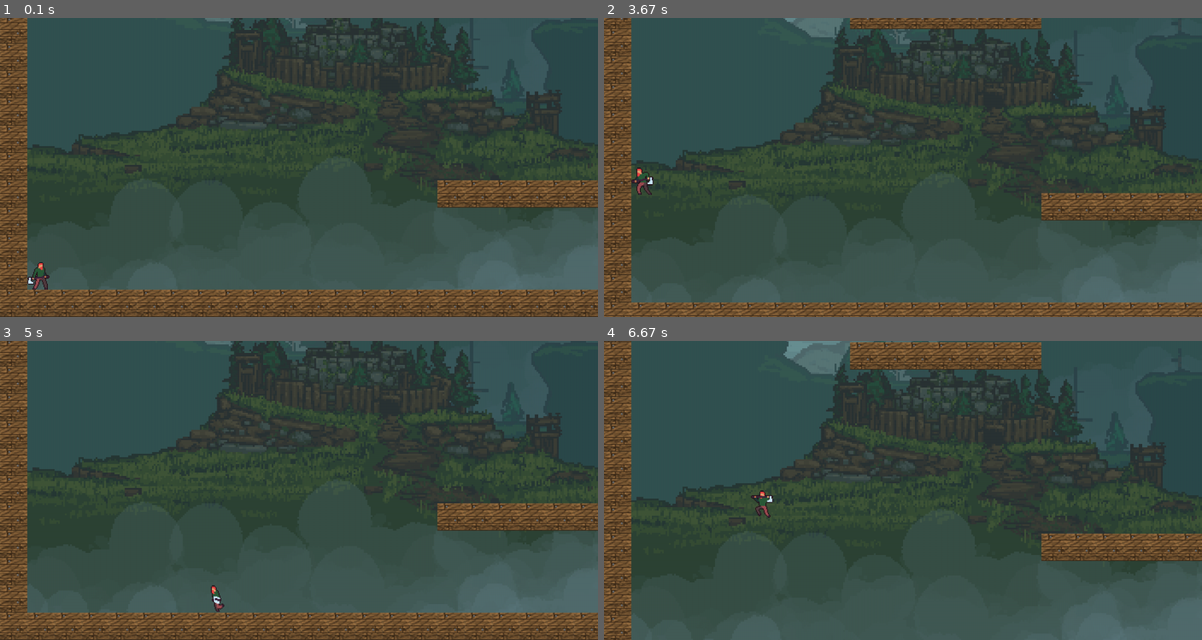
Above: before the commit, frames 1-4 (two rows, left to right).
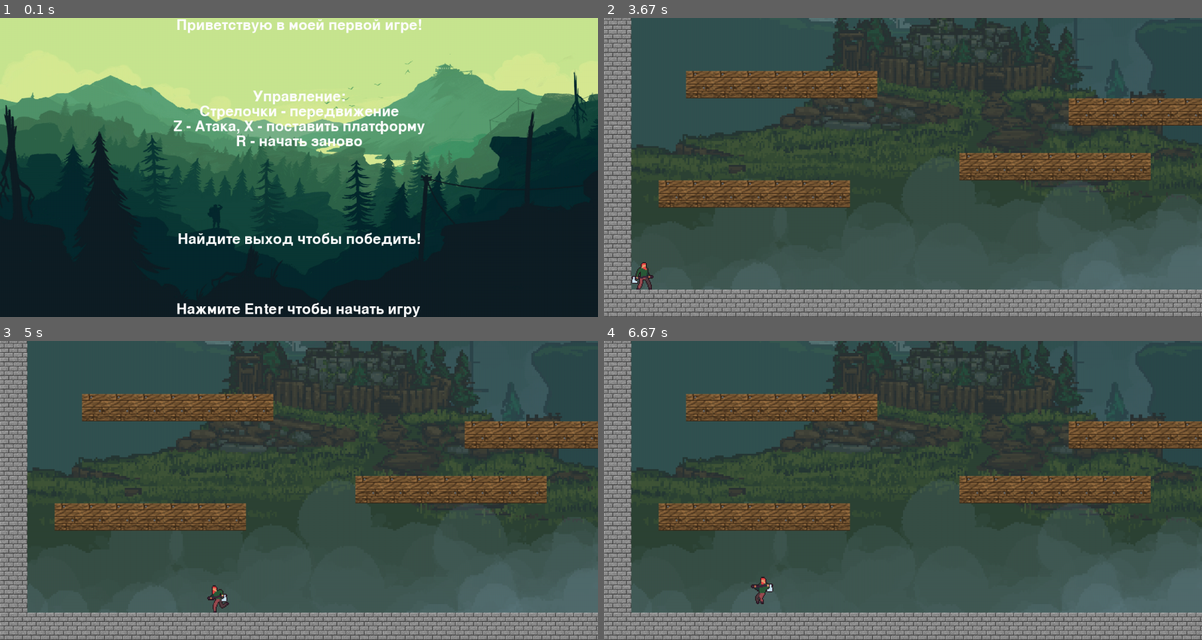
Above: after the commit, the same moments.

Repository: DesolateSoul/Pygame-project
Game: pygame game, started from main.py
Two runs of this game, one before a commit and one after it. Both use one fixed random seed, a clock stepped at 60 frames per second and the inputs below.
Inputs:
- Up to frame 1 (0.1 s): no input
- Up to frame 2 (3.67 s): tap Enter at 0.33 s; hold Right 0.67-1.13 s; hold Left 1.17-1.47 s; hold Right 1.5-1.97 s; hold Left 2-2.53 s; hold Left 2.57-2.97 s; hold Z 3-3.37 s; hold Up 3-3.37 s; hold R from 3.4 s (still down); hold Up from 3.4 s (still down)
- Up to frame 3 (5 s): release R at 3.77 s; release Up at 3.77 s; hold Left 3.8-4.17 s; tap Z at 3.87, 4.27, 4.57, 4.93 s; hold Right 4.2-4.83 s; hold Left from 4.87 s (still down)
- Up to frame 4 (6.67 s): tap Z at 5.23, 5.43, 5.73, 5.93, 6.27, 6.57 s; release Left at 5.33 s; hold Right 5.37-5.83 s; hold Left 5.87-6.17 s; hold Up from 6.2 s (still down)

The runs differ from the first frame. In frame 1, 96% of the frame differs, in the area x 0-100%, y 0-100%; in frame 2, 33%; in frame 3, 26%; in frame 4, 38%.

Commit message:
Added ability to win

Diff:
--- a/data/level.txt
+++ b/data/level.txt
@@ -1,32 +1,32 @@
-----------------------------------------------------------------
--                                                              -
--                                                              -
--                                                              -
--                                                              -
--                                                              -
--                                                              -
--                                                              -
--                                                              -
--                                                              -
--                                                              -
--                                                              -
--                                                              -
--                                                              -
--                                                              -
--                                                              -
--                                                              -
--                                                              -
--                                                              -
--                                                              -
--                                                              -
--                                                              -
--                                                              -
--                                                              -
--                                                              -
--                                                              -
--                                                              -
--                                                              -
--                                                              -
--                                                              -
--                                                              -
-----------------------------------------------------------------
+****************************************************************
+*                                                              *
+*                                                              *
+*                                                              *
+*                                                              *
+*                                                              *
+*                                                              *
+*                                                              *
+*                                                              *
+*                                                              *
+*                                                              *
+*                                                              *
+*                                                              *
+*                                                              *
+*                                                              *
+*                                                              *
+*                                                              *
+*                                                              *
+*                                                              *
+*                                                              *
+*                                                              *
+*                                                              *
+*                                                              *
+*                                                              *
+*                                                              *
+*                                                              *
+*                                                              *
+*                                                              *
+*                                                              *
+*                                                              *
+*                                                              *
+****************************************************************
--- a/main.py
+++ b/main.py
@@ -19,6 +19,7 @@
 
 PLATFORM_WIDTH = 64
 PLATFORM_HEIGHT = 64
+PLATFORM_LENGTH = 7
 
 ANIMATION_RUN = [('data/run1.png', 0.1), ('data/run2.png', 0.1), ('data/run3.png', 0.1), ('data/run4.png', 0.1),
                  ('data/run5.png', 0.1), ('data/run6.png', 0.1)]
@@ -122,10 +123,10 @@
 
     def can_attack(self, platform):
         if self.rect.x + WIDTH == platform.rect.x and self.rect.y == platform.rect.y \
-                and self.gaze_direction == "right":
+                and self.gaze_direction == "right" and not self.move_right:
             return True
         elif self.rect.x == platform.rect.x + PLATFORM_WIDTH and self.rect.y == platform.rect.y \
-                and self.gaze_direction == "left":
+                and self.gaze_direction == "left" and not self.move_left:
             return True
         else:
             return False
@@ -177,48 +178,54 @@
     _, _, w, h = camera
     g, t = -g + WINDOW_WIDTH / 2, -t + WINDOW_HEIGHT / 2
 
-    g = min(0, g)                           # Не движемся дальше левой границы
-    g = max(-(camera.width - WINDOW_WIDTH), g)   # Не движемся дальше правой границы
+    g = min(0, g)  # Не движемся дальше левой границы
+    g = max(-(camera.width - WINDOW_WIDTH), g)  # Не движемся дальше правой границы
     t = max(-(camera.height - WINDOW_HEIGHT), t)  # Не движемся дальше нижней границы
-    t = min(0, t)                           # Не движемся дальше верхней границы
+    t = min(0, t)  # Не движемся дальше верхней границы
     return Rect(g, t, w, h)
 
 
 def generate_level(filename):
     with open(f"data/{filename}", mode="w", encoding="utf-8") as generated_level:
-        for i in range(32):
+        for i in range(32):  # Генерация "коробки"
             for k in range(64):
                 if i == 0 or i == 31:
-                    print("-", end="", file=generated_level)
+                    print("*", end="", file=generated_level)
                     if k == 63:
                         print("", file=generated_level)
                 elif k == 0:
-                    print("-", end="", file=generated_level)
+                    print("*", end="", file=generated_level)
                 elif k == 63:
-                    print("-", file=generated_level)
+                    print("*", file=generated_level)
                 else:
                     print("", end=" ", file=generated_level)
     with open(f"data/{filename}", mode="r", encoding="utf-8") as generated_level:
         level = generated_level.read().splitlines()
-    for i in range(len(level[1:-1])):
-        n = random.randint(1, len(level[0][1:-1]) - 7)
-        for k in range(7):
-            level[i + 1] = level[i + 1][:n + k] + "-" + level[i + 1][n + k + 1:]
+        for i in range(len(level[1:-1])):  # Генерация платформ
+            n = random.randint(1, len(level[0][1:-1]) - PLATFORM_LENGTH)
+            for k in range(PLATFORM_LENGTH):
+                level[i + 1] = level[i + 1][:n + k] + "-" + level[i + 1][n + k + 1:]
+            level[3] = level[3][:61] + "**" + level[3][63:]
+            level[2] = level[2][:63] + "-"
     return level
 
 
 class Platform(sprite.Sprite):
-    def __init__(self, x, y, condition=1):
+    def __init__(self, x, y, condition=1, breakable=True):
         sprite.Sprite.__init__(self)
+        self.breakable = breakable
         self.image = Surface((PLATFORM_WIDTH, PLATFORM_HEIGHT))
-        self.image = image.load("data/platform.png")
-        self.image = pygame.transform.scale(self.image, (64, 64))
+        if self.breakable:
+            self.image = image.load("data/platform.png")
+        else:
+            self.image = image.load("data/platform_stone.png")
+        self.image = pygame.transform.scale(self.image, (PLATFORM_WIDTH, PLATFORM_HEIGHT))
         self.rect = Rect(x, y, PLATFORM_WIDTH, PLATFORM_HEIGHT)
         self.condition = condition
         self.time_was = datetime.datetime.now()
 
     def update_condition(self, platforms, time_was, main_hero):
-        if datetime.datetime.now() - self.time_was >= ANIMATION_TIME:
+        if datetime.datetime.now() - self.time_was >= ANIMATION_TIME and self.breakable:
             if self.condition == 1:
                 self.time_was = time_was
             self.condition += 1
@@ -234,12 +241,14 @@
                 main_hero.blocks_in_inventory += 1
 
 
-def main():
+def main(in_menu=True, running=True, win=False):
     pygame.init()
     screen = pygame.display.set_mode(DISPLAY)
     pygame.display.set_caption("Платформер")
     bg = image.load("data/background.png")
     bg = pygame.transform.scale(bg, (4096, 2048))
+    menu_image = image.load("data/menu_image.jpg")
+    menu_image = pygame.transform.scale(menu_image, DISPLAY)
     timer = pygame.time.Clock()
     main_character = Player(64, 1920)
     objects = pygame.sprite.Group()  # Все объекты
@@ -254,6 +263,10 @@
                 platform = Platform(x, y)
                 objects.add(platform)
                 platforms.append(platform)
+            elif symbol == "*":
+                platform = Platform(x, y, breakable=False)
+                objects.add(platform)
+                platforms.append(platform)
 
             x += PLATFORM_WIDTH  # блоки платформы ставятся на ширине блоков
         y += PLATFORM_HEIGHT  # то же самое и с высотой
@@ -262,7 +275,54 @@
     total_level_width = len(level[0]) * PLATFORM_WIDTH  # Получившаяся длина уровня,
     total_level_height = len(level) * PLATFORM_HEIGHT  # высота
     camera = Camera(camera_configure, total_level_width, total_level_height)
-    running = True
+
+    font = pygame.font.Font(None, 50)
+    text1 = font.render("Приветствую в моей первой игре!", True, (255, 255, 255))
+    text1_x = WINDOW_WIDTH // 2 - text1.get_width() // 2
+    text1_y = 0
+
+    text2 = font.render("Нажмите Enter чтобы начать игру", True, (255, 255, 255))
+    text2_x = WINDOW_WIDTH // 2 - text1.get_width() // 2
+    text2_y = WINDOW_HEIGHT - text2.get_height()
+
+    text3 = font.render('Управление:', True, (255, 255, 255))
+    text3_x = WINDOW_WIDTH // 2 - text3.get_width() // 2
+    text3_y = WINDOW_HEIGHT // 4 - text3.get_height() // 4
+
+    text4 = font.render('Стрелочки - передвижение', True, (255, 255, 255))
+    text4_x = WINDOW_WIDTH // 2 - text4.get_width() // 2
+    text4_y = WINDOW_HEIGHT // 4 - text4.get_height() // 4 + text3.get_height()
+
+    text5 = font.render('Z - Атака, X - поставить платформу', True, (255, 255, 255))
+    text5_x = WINDOW_WIDTH // 2 - text5.get_width() // 2
+    text5_y = WINDOW_HEIGHT // 4 - text5.get_height() // 4 + text3.get_height() + text4.get_height()
+
+    text6 = font.render('R - начать заново', True, (255, 255, 255))
+    text6_x = WINDOW_WIDTH // 2 - text6.get_width() // 2
+    text6_y = WINDOW_HEIGHT // 4 - text6.get_height() // 4 + \
+        text3.get_height() + text4.get_height() + text5.get_height()
+
+    text7 = font.render('Найдите выход чтобы победить!', True, (255, 255, 255))
+    text7_x = WINDOW_WIDTH // 2 - text7.get_width() // 2
+    text7_y = WINDOW_HEIGHT // 4 * 3 - text7.get_height() // 4 * 3
+
+    while in_menu:  # Цикл меню
+        screen.blit(menu_image, (0, 0))
+        screen.blit(text1, (text1_x, text1_y))
+        screen.blit(text2, (text2_x, text2_y))
+        screen.blit(text3, (text3_x, text3_y))
+        screen.blit(text4, (text4_x, text4_y))
+        screen.blit(text5, (text5_x, text5_y))
+        screen.blit(text6, (text6_x, text6_y))
+        screen.blit(text7, (text7_x, text7_y))
+        for ev3nt in pygame.event.get():
+            if ev3nt.type == QUIT:
+                running = False
+                in_menu = False
+            if ev3nt.type == KEYUP and ev3nt.key == 13:
+                in_menu = False
+        pygame.display.flip()
+
     while running:  # Основной игровой цикл
         gaze_before = main_character.gaze_direction
         timer.tick(FPS)
@@ -289,14 +349,20 @@
             if ev3nt.type == KEYUP and ev3nt.key == K_RIGHT:
                 main_character.move_right = False
 
-            if ev3nt.type == KEYDOWN and ev3nt.key == 122:
+            if ev3nt.type == KEYDOWN and ev3nt.key == 122:  # Кнопка Z
                 main_character.attack = True
-                time_now = datetime.datetime.now()
             if ev3nt.type == KEYUP and ev3nt.key == 122:
                 main_character.attack = False
 
             if ev3nt.type == KEYDOWN and ev3nt.key == 120:
                 platforms, objects = main_character.place_platform(platforms, objects)
+
+            if ev3nt.type == KEYDOWN and ev3nt.key == 114:
+                return main(False)
+
+        if main_character.rect.x >= bg.get_width():
+            win = True
+            running = False
 
         gaze_after = main_character.gaze_direction
         if gaze_before != gaze_after:
@@ -310,6 +376,27 @@
             screen.blit(obj.image, camera.apply(obj))
         pygame.display.update()
 
+    text8 = font.render("Вы победили!", True, (255, 255, 255))
+    text8_x = WINDOW_WIDTH // 2 - text8.get_width() // 2
+    text8_y = WINDOW_HEIGHT // 2 - text8.get_height() // 2
+
+    text9 = font.render("R - начать заново", True, (255, 255, 255))
+    text9_x = WINDOW_WIDTH // 2 - text9.get_width() // 2
+    text9_y = WINDOW_HEIGHT - text9.get_height()
+
+    while win:  # Цикл победной картинки
+        screen.blit(menu_image, (0, 0))
+        screen.blit(text8, (text8_x, text8_y))
+        screen.blit(text9, (text9_x, text9_y))
+        for ev3nt in pygame.event.get():
+            if ev3nt.type == QUIT:
+                win = False
+            if ev3nt.type == KEYUP and ev3nt.key == 13:
+                win = False
+            if ev3nt.type == KEYDOWN and ev3nt.key == 114:
+                return main(False)
+        pygame.display.flip()
+
 
 if __name__ == "__main__":
     main()
Binary file added: data/menu_image.jpg
Binary file added: data/platform_stone.png
